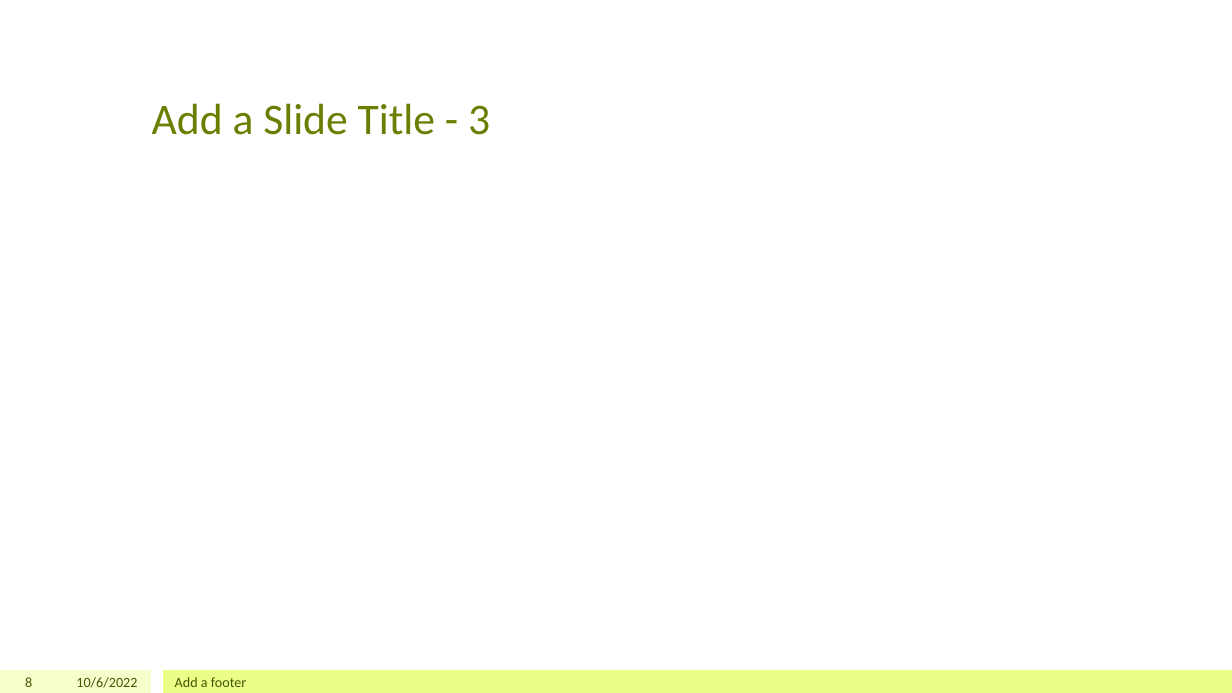
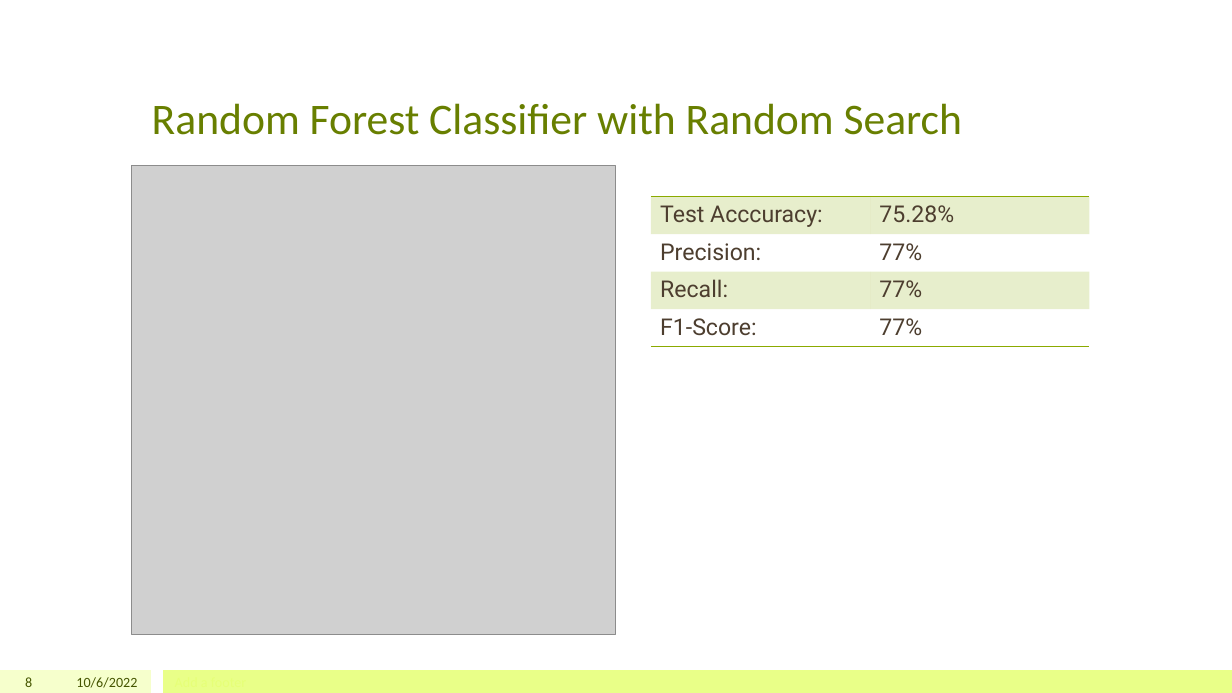
Before and after one commit to jeffreytoller/Project-3, a slide deck: slide 8 of A Data Science Approach to Maintaining Water Sources.pptx. Drawn at 1232x693 pixels with LibreOffice and Linux fonts; fonts in the diff are those of the drawing; grey boxes stand for pictures. Boxes give left, top, right and bottom in pixels: in the first picture for what was removed or moved away, otherwise in the second. Text is boxed around its words. In the diff, an @@ line names an element or a change of style, - is before the commit and + after.

```diff
--- a/A Data Science Approach to Maintaining Water Sources.pptx
+++ b/A Data Science Approach to Maintaining Water Sources.pptx
@@ title at <box>152,103,962,135</box>: text changed @@
-Add a Slide Title - 3
+Random Forest Classifier with Random Search
@@ picture added at <box>132,165,616,634</box> @@
@@ table added at <box>652,197,1090,347</box>, 4 rows, 2 columns @@
+Test Acccuracy: | 75.28%
+Precision: | 77%
+Recall: | 77%
+F1-Score: | 77%
@@ text removed at <box>175,677,246,687</box> @@
-Add a footer
```
Also in this commit, not shown: 8 other slides changed, 2 slides added, 2 slides removed, 4 other files.
